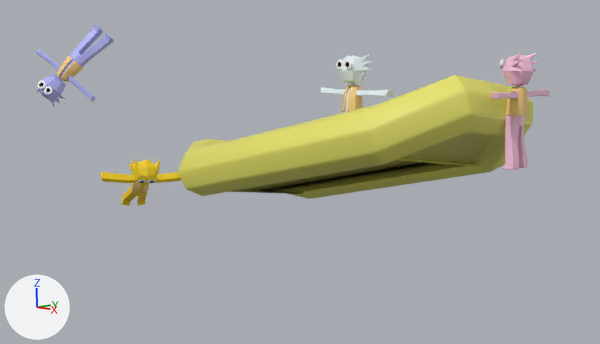
Two versions of the Blender file art/SteamAssets/AssetFiles/MainCapsuleImage.blend, one commit apart.
The view is the same before and after, from the file's camera 'Camera'. The axes (+X, +Y, +Z) are drawn at lower left. The lights are the same throughout. The older version comes first.

The older version as bpy lines, for what is in view:
```python
ob_body = bpy.data.objects.new('body', me_cube_001)
ob_body.location = (-7.7, -3.09, 0.7)
ob_body.rotation_euler = (1.056, 0.043, 1.153)  # degrees (61, 2.5, 66)
ob_body_001 = bpy.data.objects.new('body.001', me_cube_005)
ob_body_001.location = (-8.89, -3.55, 8.09)
ob_body_001.rotation_euler = (0.43, -2.48, 0.504)  # degrees (25, -142, 29)
ob_body_002 = bpy.data.objects.new('body.002', me_cube_005)
ob_body_002.location = (8.46, 1.84, 3.23)
ob_body_002.rotation_euler = (0.0, 0.0, -1.541)  # degrees (0, 0, -88)
ob_body_003 = bpy.data.objects.new('body.003', me_cube_007)
ob_body_003.location = (2.87, -0.3, 3.21)
ob_head = bpy.data.objects.new('head', me_sphere_002)
ob_head.location = (-7.7, -3.09, 0.7)
ob_head.rotation_euler = (1.056, 0.043, 1.153)  # degrees (61, 2.5, 66)
ob_head_001 = bpy.data.objects.new('head.001', me_sphere_003)
ob_head_001.location = (-8.89, -3.55, 8.09)
ob_head_001.rotation_euler = (0.43, -2.48, 0.504)  # degrees (25, -142, 29)
ob_head_002 = bpy.data.objects.new('head.002', me_sphere_003)
ob_head_002.location = (8.46, 1.84, 3.23)
ob_head_002.rotation_euler = (0.0, 0.0, -1.541)  # degrees (0, 0, -88)
ob_head_003 = bpy.data.objects.new('head.003', me_sphere_004)
ob_head_003.location = (2.87, -0.3, 3.21)
ob_raft = bpy.data.objects.new('Raft', me_torus_001)
ob_raft.location = (0.92, 1.13, 1.95)
ob_raft.rotation_euler = (-0.137, -0.224, 0.00814)  # degrees (-7.8, -13, 0.5)
# me_torus_001
# before: 13 (4.8, 2.4, 0.2), 29 (-4.8, 2.4, 0.2), 45 (4.8, -2.4, 0.2), 61 (-4.8, -2.4, 0.2)
# also in view: 'life vest.002' at (8.4, 1.8, 5.5)
```
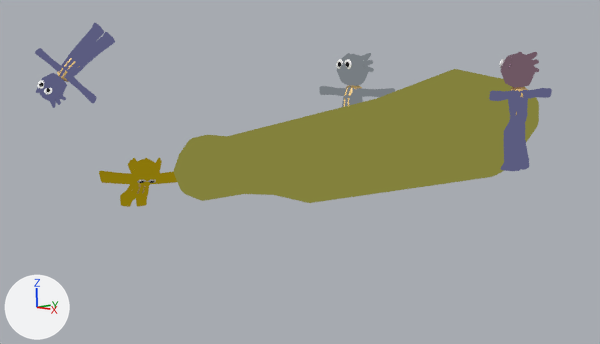
Boxes (x1, y1, x2, y2) around the edits, measured in the pictures (600 x 344 px; the box of a moved part takes in the faces that stretch with it):
'Raft', surface changed, modifiers changed (8% taller): before (179, 75, 533, 199); after (174, 69, 539, 203)
'body.002', modifiers changed (7% wider): before (491, 89, 550, 170); after (489, 88, 552, 171)
'body.001', modifiers changed: before (36, 24, 114, 102); after (35, 23, 115, 103)
'body', recoloured, modifiers changed: before (100, 172, 181, 206); after (99, 171, 177, 207)
'head.002', recoloured, modifiers changed: before (502, 53, 538, 87); after (501, 52, 539, 88)
'head.003', recoloured, modifiers changed (9% wider, 6% taller): before (338, 54, 372, 85); after (337, 53, 374, 86)
'body.003', recoloured, modifiers changed: before (321, 87, 394, 113); after (320, 86, 395, 107)
'head', recoloured, modifiers changed (9% wider, 7% taller): before (129, 159, 160, 185); after (128, 158, 162, 186)
'head.001', recoloured, modifiers changed (7% wider): before (37, 74, 66, 107); after (36, 73, 67, 108)
part 1 of me_torus_001, moved or reshaped: before (229, 160, 465, 194); after (247, 164, 470, 196)

Patch to the scene script:
```diff
--- a/art/SteamAssets/AssetFiles/MainCapsuleImage.blend.py
+++ b/art/SteamAssets/AssetFiles/MainCapsuleImage.blend.py
@@ mat_material_014 @@
+mat_material_014 = emission_material('Material.014')
+mat_material_014.base_color = (0.104, 0.108, 0.215)  # blue #5b5c80
@@ me_sphere_003 @@
 me_sphere_003.from_pydata(...)  # 41 vertices, 32 faces; spans x 0.0..0.643, y -0.55..0.55, z 2.771..3.911
 me_sphere_003.materials.append(mat_material_004)
+me_sphere_003.materials.append(mat_material_015)  # brown #6e5763
@@ me_torus_001 @@
 me_torus_001.from_pydata(...)  # 64 vertices, 67 faces; spans x -7.8..7.8, y -4.1..4.1, z -0.1..2.8
 # used by ob_raft; location = (0.92, 1.13, 1.95); rotation_euler = (-0.137, -0.224, 0.00814), in degrees (-7.8, -13, 0.5)
 # verts and faces of me_torus_001; kept vertices keep their numbers, new ones are numbered from 64
+# me_torus_001 part 1
+delete_faces([(13, 29, 61, 45)])
+faces += [(13, 45, 61, 29)]
 me_torus_001.materials.append(mat_material_001)
+me_torus_001.materials.append(mat_material_016)  # yellow #83813c
@@ me_cube_001 @@
 me_cube_001.from_pydata(...)  # 64 vertices, 59 faces; spans x 0.0..1.73, y -0.34..0.32, z 0.0..2.67
 me_cube_001.materials.append(mat_material_013)
+me_cube_001.materials.append(mat_material_010)  # yellow #8b770a
@@ me_sphere_002 @@
 me_sphere_002.from_pydata(...)  # 41 vertices, 32 faces; spans x 0.0..0.643, y -0.55..0.55, z 2.771..3.911
 me_sphere_002.materials.append(mat_material_013)
+me_sphere_002.materials.append(mat_material_009)  # yellow #8b770a
@@ me_cube_007 @@
 me_cube_007.from_pydata(...)  # 64 vertices, 59 faces; spans x 0.0..1.73, y -0.34..0.32, z 0.0..2.67
 me_cube_007.materials.append(mat_material_012)
+me_cube_007.materials.append(mat_material_008)  # grey #777d82
@@ me_sphere_004 @@
 me_sphere_004.from_pydata(...)  # 41 vertices, 32 faces; spans x 0.0..0.643, y -0.55..0.55, z 2.771..3.911
 me_sphere_004.materials.append(mat_material_012)
+me_sphere_004.materials.append(mat_material_003)  # grey #777d82
@@ ob_body_001 @@
 _m = ob_body_001.modifiers.new('Bevel', 'BEVEL')
 _m.segments = 3
+_m = ob_body_001.modifiers.new('Solidify', 'SOLIDIFY')
+_m.thickness = -0.05
+_m.material_offset = 1
+_m.use_flip_normals = True
@@ ob_head_001 @@
 ob_head_001.material_slots[0].link = 'OBJECT'; ob_head_001.material_slots[0].material = mat_material_019
+ob_head_001.material_slots[1].link = 'OBJECT'; ob_head_001.material_slots[1].material = mat_material_014  # blue #5b5c80
 _m = ob_head_001.modifiers.new('Mirror', 'MIRROR')
@@ ob_head_001 @@
 _m = ob_head_001.modifiers.new('Bevel', 'BEVEL')
 _m.limit_method = 'WEIGHT'
+_m = ob_head_001.modifiers.new('Solidify', 'SOLIDIFY')
+_m.thickness = -0.05
+_m.material_offset = 1
+_m.use_flip_normals = True
@@ ob_raft @@
 _m = ob_raft.modifiers.new('Bevel', 'BEVEL')
 _m.segments = 3
+_m = ob_raft.modifiers.new('Solidify.001', 'SOLIDIFY')
+_m.thickness = -0.2
+_m.material_offset = 1
+_m.use_flip_normals = True
@@ ob_body @@
 _m = ob_body.modifiers.new('Bevel', 'BEVEL')
 _m.segments = 3
+_m = ob_body.modifiers.new('Solidify', 'SOLIDIFY')
+_m.thickness = -0.05
+_m.material_offset = 1
+_m.use_flip_normals = True
@@ ob_head @@
 _m = ob_head.modifiers.new('Bevel', 'BEVEL')
 _m.limit_method = 'WEIGHT'
+_m = ob_head.modifiers.new('Solidify', 'SOLIDIFY')
+_m.thickness = -0.05
+_m.material_offset = 1
+_m.use_flip_normals = True
@@ ob_body_002 @@
 _m = ob_body_002.modifiers.new('Bevel', 'BEVEL')
 _m.segments = 3
+_m = ob_body_002.modifiers.new('Solidify', 'SOLIDIFY')
+_m.thickness = -0.05
+_m.material_offset = 1
+_m.use_flip_normals = True
@@ ob_head_002 @@
 _m = ob_head_002.modifiers.new('Bevel', 'BEVEL')
 _m.limit_method = 'WEIGHT'
+_m = ob_head_002.modifiers.new('Solidify', 'SOLIDIFY')
+_m.thickness = -0.05
+_m.material_offset = 1
+_m.use_flip_normals = True
@@ ob_body_003 @@
 _m = ob_body_003.modifiers.new('Bevel', 'BEVEL')
 _m.segments = 3
+_m = ob_body_003.modifiers.new('Solidify', 'SOLIDIFY')
+_m.thickness = -0.05
+_m.material_offset = 1
+_m.use_flip_normals = True
@@ ob_head_003 @@
 _m = ob_head_003.modifiers.new('Bevel', 'BEVEL')
 _m.limit_method = 'WEIGHT'
+_m = ob_head_003.modifiers.new('Solidify', 'SOLIDIFY')
+_m.thickness = -0.05
+_m.material_offset = 1
+_m.use_flip_normals = True
```
